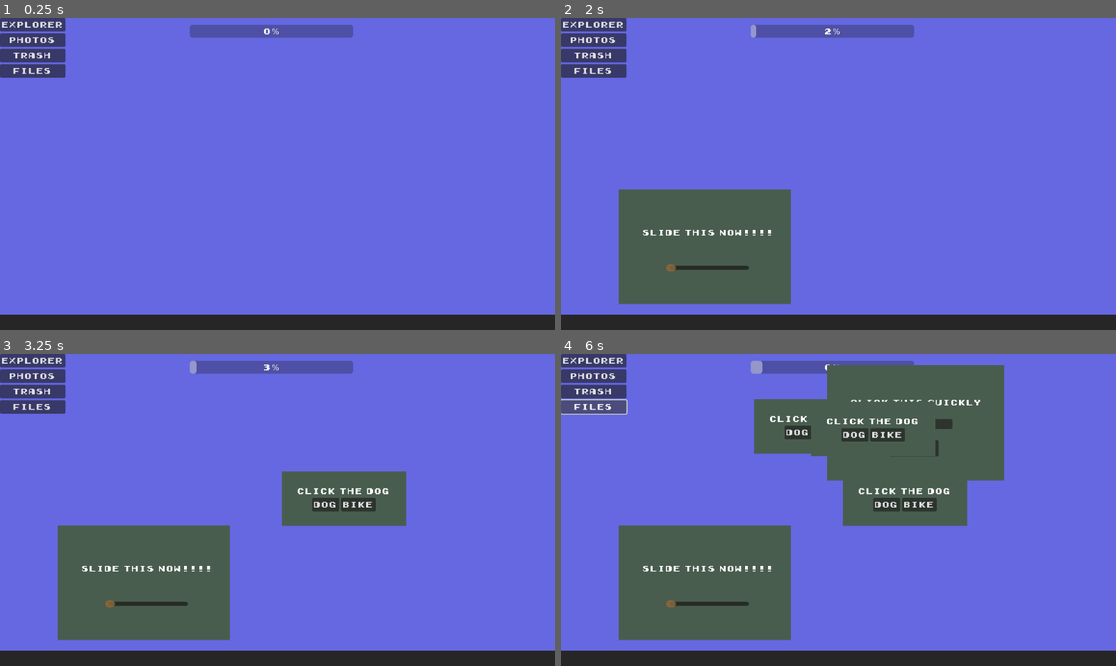
Above: before the commit, frames 1-4 (two rows, left to right).
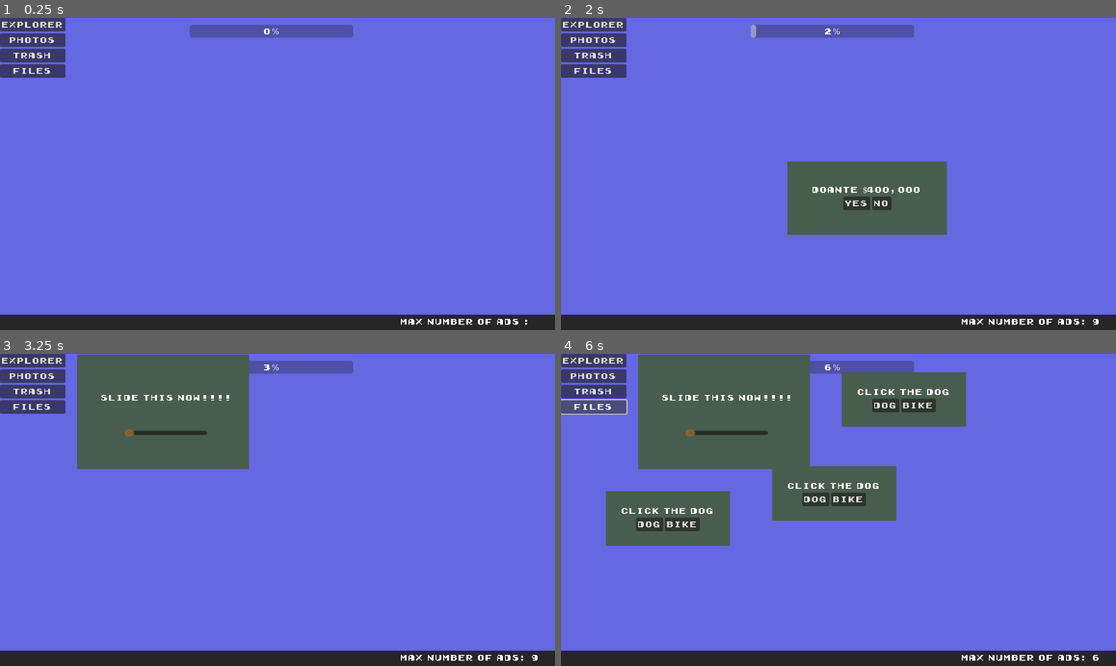
Above: after the commit, the same moments.

Repository: AppGameBoy/JameGam-PeskyPopUps
Game: Godot game, scene res://computer_screen.tscn
Two runs of this game, one before a commit and one after it. Both use one fixed random seed, a clock stepped at 60 frames per second and the inputs below.
Inputs (mouse positions are in pixels of both pictures, inside the frame that each line leads up to):
- Up to frame 1 (0.25 s): no input
- Up to frame 2 (2 s): click "Explorer" at 0.5 s; click "DOG" at 1.25 s
- Up to frame 3 (3.25 s): click (294, 538) at 2 s, where only the run after the commit has a clickable "Yes"; click (321, 538) at 2.75 s, where only the run after the commit has a clickable "No"
- Up to frame 4 (6 s): click "Photos" at 3.5 s; click "Trash" at 4.25 s; click "CLICK" (after the commit: "Explorer") at 5 s; click "Files" at 5.75 s

The runs differ from the first frame. In frame 1, 0.2% of the frame differs, in the area x 72-95%, y 96-99%; in frame 2, 18%; in frame 3, 27%; in frame 4, 37%, in the area x 8-97%, y 0-99%.
Error after the commit: Invalid access to property or key 'value' on a base object of type 'Nil'. (res://computer_screen.gd:30)

Commit message:
Not WORKING

Diff:
--- a/CaptchaBike.gd
+++ b/CaptchaBike.gd
@@ -6,11 +6,8 @@
 	pass # Replace with function body.
 
 
-# Called every frame. 'delta' is the elapsed time since the previous frame.
-func _process(delta):
-	pass
-
 
 func _on_bike_pressed():
+	ComputerScreen.MaxWindows +=1
 	queue_free()
 	pass # Replace with function body.
--- a/CaptchaDog.gd
+++ b/CaptchaDog.gd
@@ -1,16 +1,8 @@
 extends Control
 
 
-# Called when the node enters the scene tree for the first time.
-func _ready():
-	pass # Replace with function body.
-
-
-# Called every frame. 'delta' is the elapsed time since the previous frame.
-func _process(delta):
-	pass
-
 
 func _on_dog_pressed():
+	ComputerScreen.MaxWindows +=1
 	queue_free()
 	pass # Replace with function body.
--- a/computer_screen.gd
+++ b/computer_screen.gd
@@ -1,35 +1,43 @@
 extends Control
 
-var MaxWindows : int = 5
+var MaxWindows =10
 var time = 0
 var captchaDog 	= preload("res://CaptchaDog.tscn")
 var captchaBike = preload("res://CaptchaBike.tscn")
 var slider 		= preload("res://popupSlider.tscn")
 var donate 		= preload("res://popupMultiClick.tscn")
 var popup 		= preload("res://popup.tscn")
-
+@onready var label = $Label
+#@onready var progress_bar := $ProgressBar
+@export var progress_bar: ProgressBar
 var pops
 var pop
 var object
 # Called when the node enters the scene tree for the first time.
 func _ready():
+	#$Label.text = "%s" % MaxWindows
+	#$Label.text = "%s:" % ComputerScreen.MaxWindows
+	print(ComputerScreen.MaxWindows)
+	ComputerScreen.MaxWindows = 10
 	#$Captcha.show()
-	pass # Replace with function body.
+
 
 
 # Called every frame. 'delta' is the elapsed time since the previous frame.
 func _process(delta):
+	if ComputerScreen.MaxWindows == 0 :
+		get_tree().reload_current_scene()
+	if progress_bar.value == 15:
+		print("you win")
 
 
-
-	pass
 
 
 func _on_timer_timeout():
 	#$Popup.queue_free()
 	$ProgressBar.value+=1
 
-	pass # Replace with function body.
+
 
 
 
@@ -42,4 +50,14 @@
 	object = pop.instantiate()
 	object.position = Vector2(randi_range(0,600),randi_range(0,400))
 	add_child(object)
-	pass # Replace with function body.
+
+	ComputerScreen.MaxWindows-=1
+	$Label.text = "Max Number of Ads: %s" % ComputerScreen.MaxWindows
+	print(ComputerScreen.MaxWindows)
+
+
+
+func _on_speed_up_timer_timeout():
+	$SpawnerTimer.wait_time = 2
+	if $ProgressBar.value == 50:
+		$SpawnerTimer.wait_time = 1
--- a/computer_screen.tscn
+++ b/computer_screen.tscn
@@ -3,7 +3,7 @@
 [ext_resource type="Theme" uid="uid://bfh8a6pg8as8h" path="res://PIXELFONTTHEME.tres" id="1_684xs"]
 [ext_resource type="Script" path="res://computer_screen.gd" id="1_x7y7c"]
 
-[node name="ComputerScreen" type="Control"]
+[node name="ComputerScreen" type="Control" node_paths=PackedStringArray("progress_bar")]
 layout_direction = 1
 layout_mode = 3
 anchors_preset = 15
@@ -16,6 +16,7 @@
 size_flags_horizontal = 6
 theme = ExtResource("1_684xs")
 script = ExtResource("1_x7y7c")
+progress_bar = NodePath("ProgressBar")
 
 [node name="ColorRect" type="ColorRect" parent="."]
 layout_mode = 1
@@ -28,24 +29,20 @@
 grow_vertical = 2
 color = Color(0.396078, 0.407843, 0.882353, 1)
 
-[node name="Timer" type="Timer" parent="."]
-autostart = true
-
 [node name="ColorRect2" type="ColorRect" parent="."]
+layout_mode = 0
 offset_left = -10.0
 offset_top = 616.0
-offset_right = 1164.0
-offset_bottom = 654.0
+offset_right = 1171.0
+offset_bottom = 663.0
 color = Color(0.14902, 0.14902, 0.14902, 1)
 
 [node name="ProgressBar" type="ProgressBar" parent="."]
+layout_mode = 0
 offset_left = 394.0
 offset_top = 14.0
 offset_right = 733.0
 offset_bottom = 41.0
-
-[node name="Timer2" type="Timer" parent="."]
-autostart = true
 
 [node name="HBoxContainer" type="HBoxContainer" parent="."]
 layout_mode = 0
@@ -74,5 +71,24 @@
 text = "Files
 "
 
-[connection signal="timeout" from="Timer" to="." method="_on_timer_timeout"]
-[connection signal="timeout" from="Timer2" to="." method="_on_timer_2_timeout"]
+[node name="ProgressBarTimer" type="Timer" parent="."]
+autostart = true
+
+[node name="SpawnerTimer" type="Timer" parent="."]
+autostart = true
+
+[node name="SpeedUpTimer" type="Timer" parent="."]
+wait_time = 10.0
+autostart = true
+
+[node name="Label" type="Label" parent="."]
+layout_mode = 0
+offset_left = 832.0
+offset_top = 621.0
+offset_right = 1104.0
+offset_bottom = 641.0
+text = "Max number of Ads :"
+
+[connection signal="timeout" from="ProgressBarTimer" to="." method="_on_timer_timeout"]
+[connection signal="timeout" from="SpawnerTimer" to="." method="_on_timer_2_timeout"]
+[connection signal="timeout" from="SpeedUpTimer" to="." method="_on_speed_up_timer_timeout"]
--- a/popup.gd
+++ b/popup.gd
@@ -16,11 +16,13 @@
 
 
 
+func _on_button_pressed():
+	queue_free()
+	pass
+
+
 
 func _on_timer_timeout():
-
-	pass
-
-func _on_button_pressed():
-
-	pass
+	ComputerScreen.MaxWindows +=1
+	queue_free()
+	pass # Replace with function body.
--- a/popup.tscn
+++ b/popup.tscn
@@ -1,7 +1,7 @@
 [gd_scene load_steps=3 format=3 uid="uid://cokk8aavxxh51"]
 
-[ext_resource type="Script" path="res://popupMulti.gd" id="1_hhuho"]
 [ext_resource type="Theme" uid="uid://bfh8a6pg8as8h" path="res://PIXELFONTTHEME.tres" id="1_wveho"]
+[ext_resource type="Script" path="res://popup.gd" id="2_0vkos"]
 
 [node name="Popup" type="Control"]
 clip_contents = true
@@ -12,7 +12,7 @@
 offset_right = 367.0
 offset_bottom = 239.0
 theme = ExtResource("1_wveho")
-script = ExtResource("1_hhuho")
+script = ExtResource("2_0vkos")
 
 [node name="ColorRect" type="ColorRect" parent="."]
 layout_mode = 1
@@ -62,10 +62,9 @@
 text = "00"
 
 [node name="Timer" type="Timer" parent="."]
-wait_time = 2.0
 one_shot = true
 autostart = true
 
 [connection signal="pressed" from="Button" to="." method="_on_button_pressed"]
 [connection signal="pressed" from="Button" to="Panel" method="_on_button_pressed"]
-[connection signal="timeout" from="Timer" to="Panel" method="_on_timer_timeout"]
+[connection signal="timeout" from="Timer" to="." method="_on_timer_timeout"]
--- a/popupMulti.gd
+++ b/popupMulti.gd
@@ -1,25 +1,25 @@
 extends Control
-@onready var _yesafterno:=$VBoxContainer/HBoxContainer/yesafterno
-@onready var _noafteryes:=$VBoxContainer/HBoxContainer/noafteryes
-@onready var _reallyyes:= $VBoxContainer/HBoxContainer/reallyYes
-@onready var _reallyno:= $VBoxContainer/HBoxContainer/reallyNo
+#@onready var _yesafterno:=$VBoxContainer/HBoxContainer/yesafterno
+@onready var yesafterno = $VBoxContainer/HBoxContainer/yesafterno
+@onready var noafteryes = $VBoxContainer/HBoxContainer/noafteryes
+@onready var really_yes = $VBoxContainer/HBoxContainer/reallyYes
+@onready var really_no = $VBoxContainer/HBoxContainer/reallyNo
+
+
+#@onready var _reallyyes:= $VBoxContainer/HBoxContainer/reallyYes
+#@onready var _reallyno:= $VBoxContainer/HBoxContainer/reallyNo
 # Called when the node enters the scene tree for the first time.
 func _ready():
 	#$VBoxContainer/HBoxContainer/yesafterno.hide()
 	#$VBoxContainer/HBoxContainer/noafteryes.hide()
 	#$VBoxContainer/HBoxContainer/reallyYes.hide()
 	#$VBoxContainer/HBoxContainer/reallyNo.hide()
-	#_yesafterno.hide()
-	#_noafteryes.hide()
-	#_reallyno.hide()
-	#_reallyyes.hide()
+	#yesafterno.hide()
+	#noafteryes.hide()
+	#really_yes.hide()
+	#really_no.hide()
 	pass # Replace with function body.
 
-
-# Called every frame. 'delta' is the elapsed time since the previous frame.
-func _process(delta):
-
-	pass
 
 
 
@@ -37,34 +37,10 @@
 
 
 func _on_no_pressed():
-	$VBoxContainer/Label.text = "are you sure"
-	$VBoxContainer/HBoxContainer/yes.hide()
-	$VBoxContainer/HBoxContainer/yesafterno.show()
-	pass # Replace with function body.
+	ComputerScreen.MaxWindows +=1
 
 
-func _on_yesafterno_pressed():
-	$VBoxContainer/Label.text = "But think about the children"
-	$VBoxContainer/HBoxContainer/no.hide()
-	$VBoxContainer/HBoxContainer/noafteryes.show()
-	pass # Replace with function body.
-
-
-func _on_noafteryes_pressed():
-	$VBoxContainer/Label.text = "really?!"
-	$VBoxContainer/HBoxContainer/yesafterno.hide()
-	$VBoxContainer/HBoxContainer/noafteryes.hide()
-	$VBoxContainer/HBoxContainer/reallyYes.show()
-	$VBoxContainer/HBoxContainer/reallyNo.show()
-	pass # Replace with function body.
-
-
-func _on_really_yes_pressed():
 
 	queue_free()
+
 	pass # Replace with function body.
-
-
-func _on_really_no_pressed():
-	#game over or something
-	pass # Replace with function body.
--- a/popupMultiClick.tscn
+++ b/popupMultiClick.tscn
@@ -56,27 +56,5 @@
 theme = ExtResource("1_121rm")
 text = "No"
 
-[node name="yesafterno" type="Button" parent="VBoxContainer/HBoxContainer"]
-layout_mode = 2
-text = "yes
-"
-
-[node name="noafteryes" type="Button" parent="VBoxContainer/HBoxContainer"]
-layout_mode = 2
-text = "No
-"
-
-[node name="reallyYes" type="Button" parent="VBoxContainer/HBoxContainer"]
-layout_mode = 2
-text = "yes"
-
-[node name="reallyNo" type="Button" parent="VBoxContainer/HBoxContainer"]
-layout_mode = 2
-text = "no"
-
 [connection signal="pressed" from="VBoxContainer/HBoxContainer/yes" to="." method="_on_yes_pressed"]
 [connection signal="pressed" from="VBoxContainer/HBoxContainer/no" to="." method="_on_no_pressed"]
-[connection signal="pressed" from="VBoxContainer/HBoxContainer/yesafterno" to="." method="_on_yesafterno_pressed"]
-[connection signal="pressed" from="VBoxContainer/HBoxContainer/noafteryes" to="." method="_on_noafteryes_pressed"]
-[connection signal="pressed" from="VBoxContainer/HBoxContainer/reallyYes" to="." method="_on_really_yes_pressed"]
-[connection signal="pressed" from="VBoxContainer/HBoxContainer/reallyNo" to="." method="_on_really_no_pressed"]
--- a/popupSlider.gd
+++ b/popupSlider.gd
@@ -1,14 +1,5 @@
 extends Control
-
-
-# Called when the node enters the scene tree for the first time.
-func _ready():
-	pass # Replace with function body.
-
-
-# Called every frame. 'delta' is the elapsed time since the previous frame.
-func _process(delta):
-	pass
+var control = load("res://computer_screen.gd")
 
 
 func _on_timer_timeout():
@@ -18,4 +9,5 @@
 func _on_h_slider_value_changed(value):
 	if value == 100:
 		print("100")
+		ComputerScreen.MaxWindows +=1
 		queue_free()
--- a/project.godot
+++ b/project.godot
@@ -15,6 +15,14 @@
 config/features=PackedStringArray("4.2", "GL Compatibility")
 config/icon="res://icon.svg"
 
+[autoload]
+
+ComputerScreen="*res://computer_screen.gd"
+
+[display]
+
+window/size/resizable=false
+
 [rendering]
 
 renderer/rendering_method="gl_compatibility"
